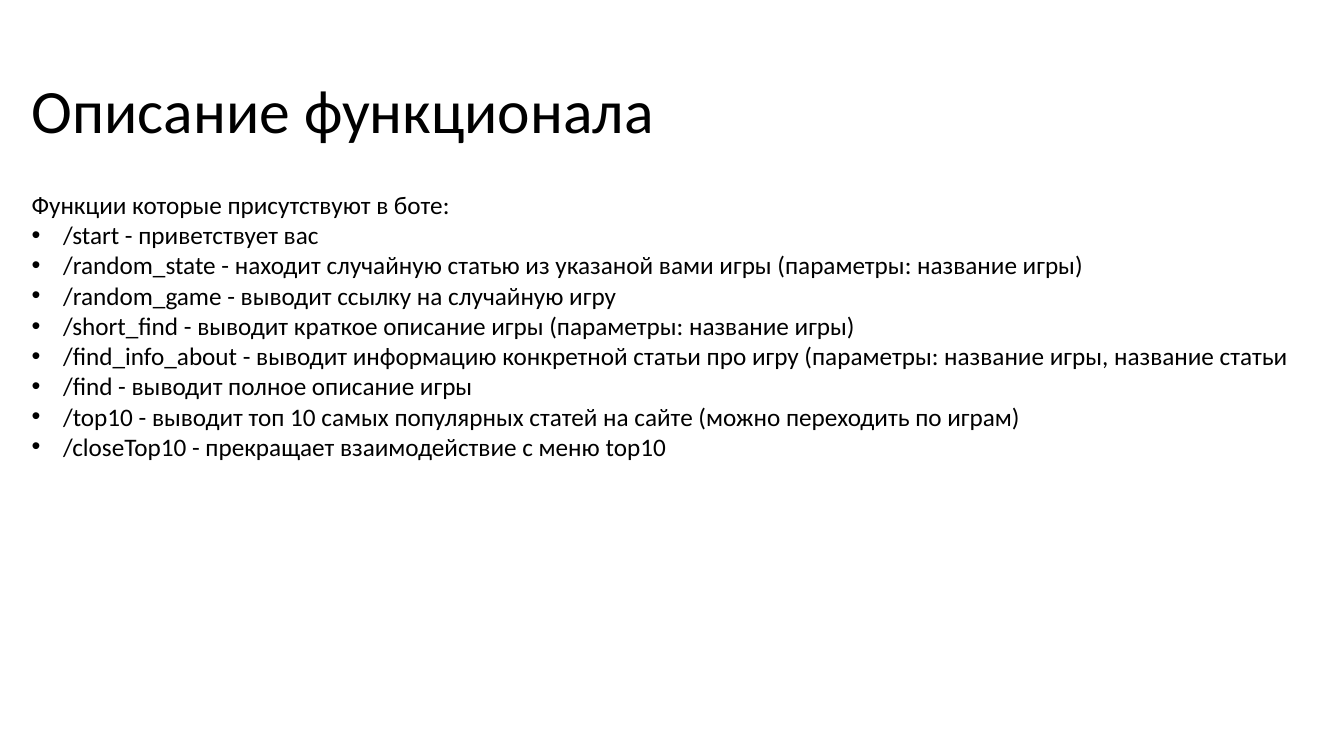
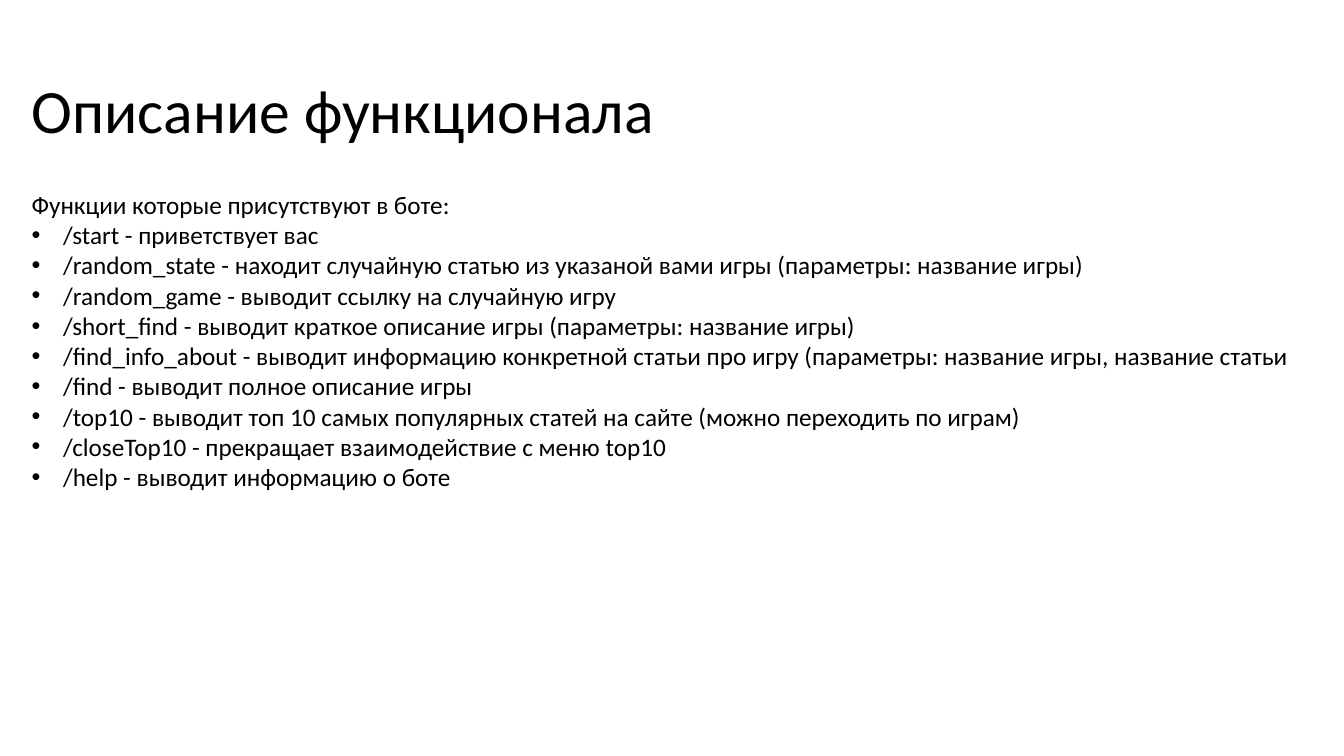
Before and after one commit to ThibaDaniil/VikiTeleBot, a slide deck: slide 2 of VikiTeleBot.pptx. Drawn at 1344x756 pixels with LibreOffice and Linux fonts; fonts in the diff are those of the drawing. Boxes give left, top, right and bottom in pixels: in the first picture for what was removed or moved away, otherwise in the second. Text is boxed around its words. In the diff, an @@ line names an element or a change of style, - is before the commit and + after.

```diff
--- a/VikiTeleBot.pptx
+++ b/VikiTeleBot.pptx
@@ text at <box>63,468,451,490</box>: paragraph added @@
+• /help - выводит информацию о боте
```
Also in this commit, not shown: 2 other slides changed.
